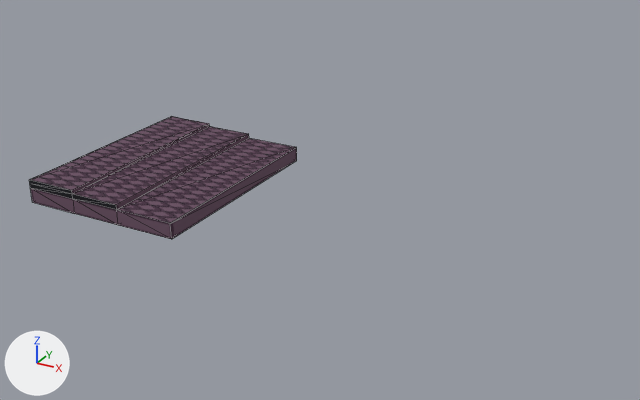
Before and after pictures for a commit that changed the glTF model cityclogged/module/house/wuding/wuding.glb.
The view is the same before and after, from a 50 mm lens placed at (10.06, -12.93, 6.6), pointed at (2.95, -0.01, 0.14). Lighting does not change. The marker at lower left points along +X, +Y and +Z. Mesh edges are drawn as thin lines. Where no turn or scale is listed for an object, it has been applied to the vertices.

In view in the first picture: '立方体'.
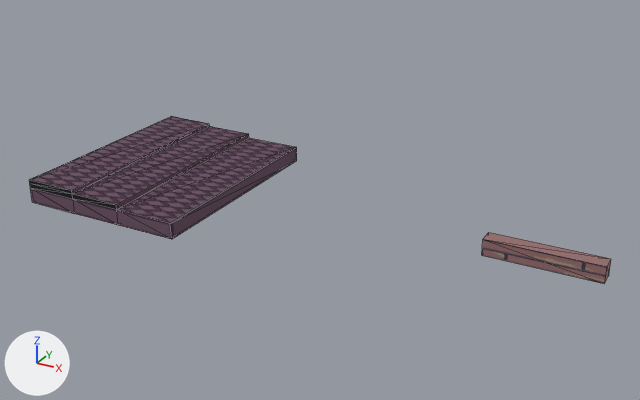
Boxes [x1, y1, x2, y2] around the edits, measured in the pictures (640 x 400 px):
'立方体.001', added (brown)
    after: [482, 232, 611, 284]

The edits, one by one:
Picture 'wall4' (img_wall4) is new.
Material '材质.001' (mat_材质_001) is new.
Its texture is img_wall4.
Mesh me_立方体_001 is new.
It is a box spanning x -1.0..1.0, y -0.15..0.15, z -0.15..0.15.
It uses material mat_材质_001 (picture img_wall4).
Object '立方体.001' (ob_立方体_001) is new; it shows me_立方体_001.
Its location is (7.08, 0.0, 0.0).
